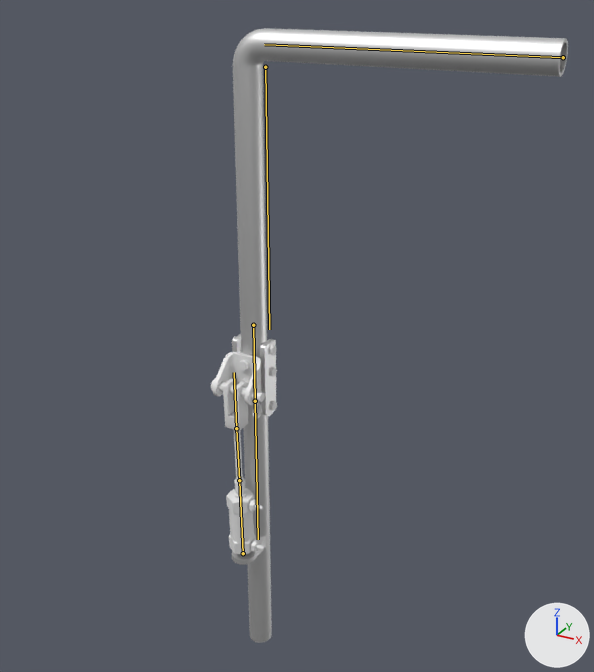
A saved change to the FBX model Assets/Models/Animatronics/Early Animatronic/Early Animatronic Right Arm 1.fbx.
The view is the same before and after, from a 50 mm lens placed at (0.256, -1.526, 2.002), pointed at (-0.456, -0.231, 1.354). Arrows for +X, +Y and +Z are at lower right; the lights stay in place. The bones that bend it are drawn over the model as lines.
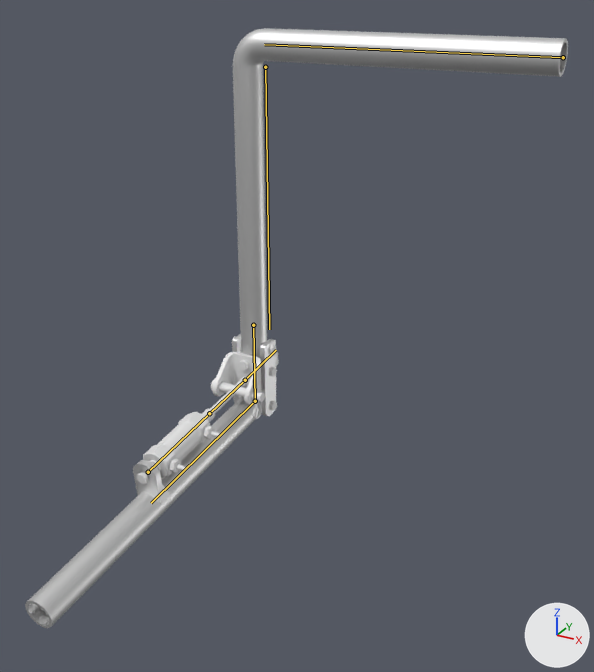
Commit message: Fixed animatronic torso having broken anims

The newer file adds an action. The first version stands in its rest pose; the second is drawn at frame 60 of the action 'Armature.002|Arm Bend'.

The change in detail:
Bone 'Arm Bend' (bone_arm_bend) turns from (0, 0, 0) to (15, -13, 80) degrees about its own x, y and z.

Location of each change, [x1, y1, x2, y2] in pixels of the pictures (594 x 672 px):
'Cube.028', posed (52% wider)
    before: [211, 28, 568, 643]
    after: [25, 28, 568, 628]
bone 'Arm Bend', root to tip
    before: (255, 401) to (258, 539)
    after: (255, 401) to (151, 503)
